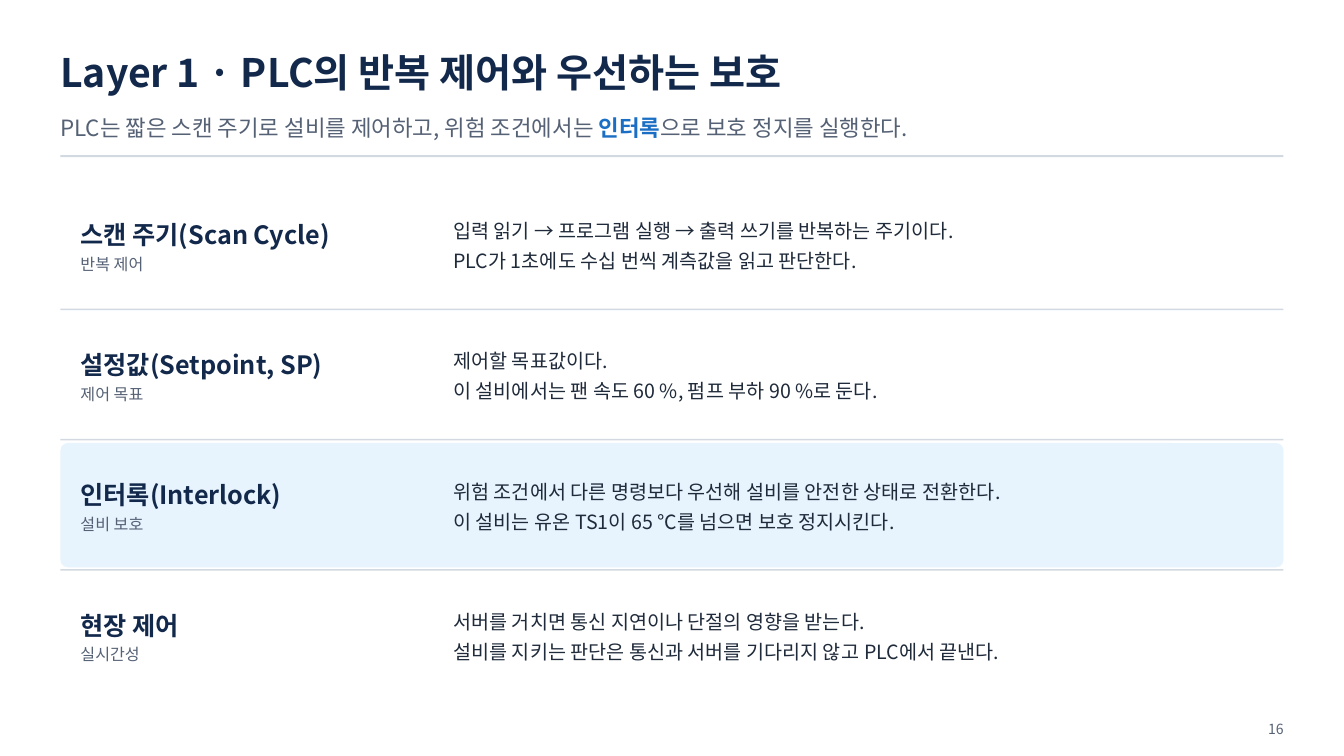
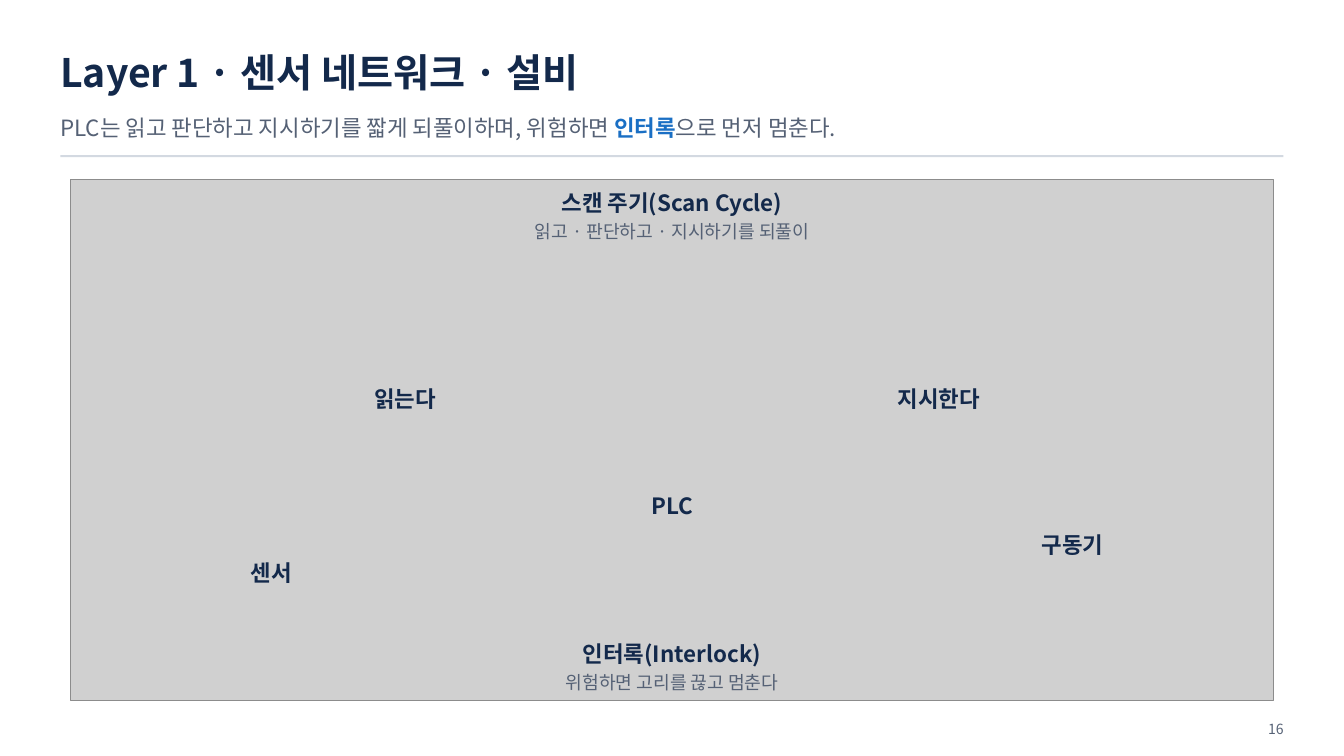
Before and after one commit to uengine-oss/hyd-iot-edu, a slide deck: slide 16 of workspace/강의제작/산출물/통합반/이론/01회차/통합반_01일차.pptx. Drawn at 1344x756 pixels with LibreOffice and Linux fonts; fonts in the diff are those of the drawing; grey boxes stand for pictures. Boxes give left, top, right and bottom in pixels: in the first picture for what was removed or moved away, otherwise in the second. Text is boxed around its words. In the diff, an @@ line names an element or a change of style, - is before the commit and + after.

Commit message:
1회차 이론 02편 덱 확정(사용자 확정): 현업 구조 1~9층을 층마다 역할 · 요소와 관계 · 필요성 · 넘기는 것으로, 우리 시스템 구현 · 깊은 내부 세부 뺌, 리니지는 흐름 한 장, 추적성 장 뺌, 새 삽화 5장(PLC 스캔 고리 · 점대점과 브로커 · 이벤트 로그 띠 · 배치와 스트림 · 시계열 구간). 13~46(34장) → 13~43(31장), 뒤 장 번호 -3(덱 · 03편 대본 머리 · 구성), 확정 PPTX는 세 장 빼고 13~43만 장교체, 장 번호 글자 맞춤. 02편 대본은 다음 커밋에서 새로 씀(판본검사의 02편 덮음은 그때 맞음)

```diff
--- a/workspace/강의제작/산출물/통합반/이론/01회차/통합반_01일차.pptx
+++ b/workspace/강의제작/산출물/통합반/이론/01회차/통합반_01일차.pptx
@@ text at <box>60,54,579,96</box>: text changed @@
-Layer 1 · PLC의 반복 제어와 우선하는 보호
+Layer 1 · 센서 네트워크 · 설비
@@ text at <box>60,117,836,140</box>: text changed @@
-PLC는 짧은 스캔 주기로 설비를 제어하고, 위험 조건에서는 인터록으로 보호 정지를 실행한다.
+PLC는 읽고 판단하고 지시하기를 짧게 되풀이하며, 위험하면 인터록으로 먼저 멈춘다.
@@ picture added at <box>71,179,1273,701</box> @@
@@ text "스캔 주기(Scan Cycle)" at <box>535,192,809,240</box>: vertical alignment middle to top @@
@@ text at <box>535,192,809,240</box>: text changed; size 14 to 13 pt; text colour #1F2A3A to #556175 @@
-입력 읽기 → 프로그램 실행 → 출력 쓰기를 반복하는 주기이다.
-PLC가 1초에도 수십 번씩 계측값을 읽고 판단한다.
+스캔 주기(Scan Cycle)
+읽고 · 판단하고 · 지시하기를 되풀이
@@ text removed at <box>80,223,330,272</box> @@
-스캔 주기(Scan Cycle)
-반복 제어
@@ rectangle removed at <box>60,309,1284,310</box> @@
@@ text removed at <box>80,353,322,402</box> @@
-설정값(Setpoint, SP)
-제어 목표
@@ text removed at <box>453,351,878,400</box> @@
-제어할 목표값이다.
-이 설비에서는 팬 속도 60 %, 펌프 부하 90 %로 둔다.
@@ text added at <box>374,388,436,409</box>, 16 pt, text #13294B, bold @@
+읽는다
@@ text added at <box>898,388,980,409</box>, 16 pt, text #13294B, bold @@
+지시한다
@@ rectangle removed at <box>60,440,1284,441</box> @@
@@ rounded rectangle removed at <box>60,443,1284,567</box> @@
@@ text removed at <box>453,482,1000,531</box> @@
-위험 조건에서 다른 명령보다 우선해 설비를 안전한 상태로 전환한다.
-이 설비는 유온 TS1이 65 ℃를 넘으면 보호 정지시킨다.
@@ text added at <box>651,497,693,515</box>, 16 pt, text #13294B, bold @@
+PLC
@@ text added at <box>1042,534,1104,555</box>, 16 pt, text #13294B, bold @@
+구동기
@@ text added at <box>251,562,292,583</box>, 16 pt, text #13294B, bold @@
+센서
@@ rectangle removed at <box>60,570,1284,571</box> @@
@@ text removed at <box>80,614,179,662</box> @@
-현장 제어
-실시간성
@@ text removed at <box>453,612,1000,661</box> @@
-서버를 거치면 통신 지연이나 단절의 영향을 받는다.
-설비를 지키는 판단은 통신과 서버를 기다리지 않고 PLC에서 끝낸다.
@@ text "인터록(Interlock)": place and size @@
-text "인터록(Interlock)" at <box>80,483,281,532</box>
+text "인터록(Interlock)" at <box>566,643,778,691</box>
@@ text "인터록(Interlock)" at <box>566,643,778,691</box>: vertical alignment middle to top @@
@@ text at <box>583,643,761,667</box>: size 18 to 16 pt in "인터록(Interlock)"; alignment left to centre; less space between paragraphs @@
@@ text at <box>566,674,778,691</box>: text changed; size 11.5 to 13 pt @@
-설비 보호
+위험하면 고리를 끊고 멈춘다
```
Also in this commit, not shown: 52 other slides changed, 15 slides added, 18 slides removed, 10 other files.
